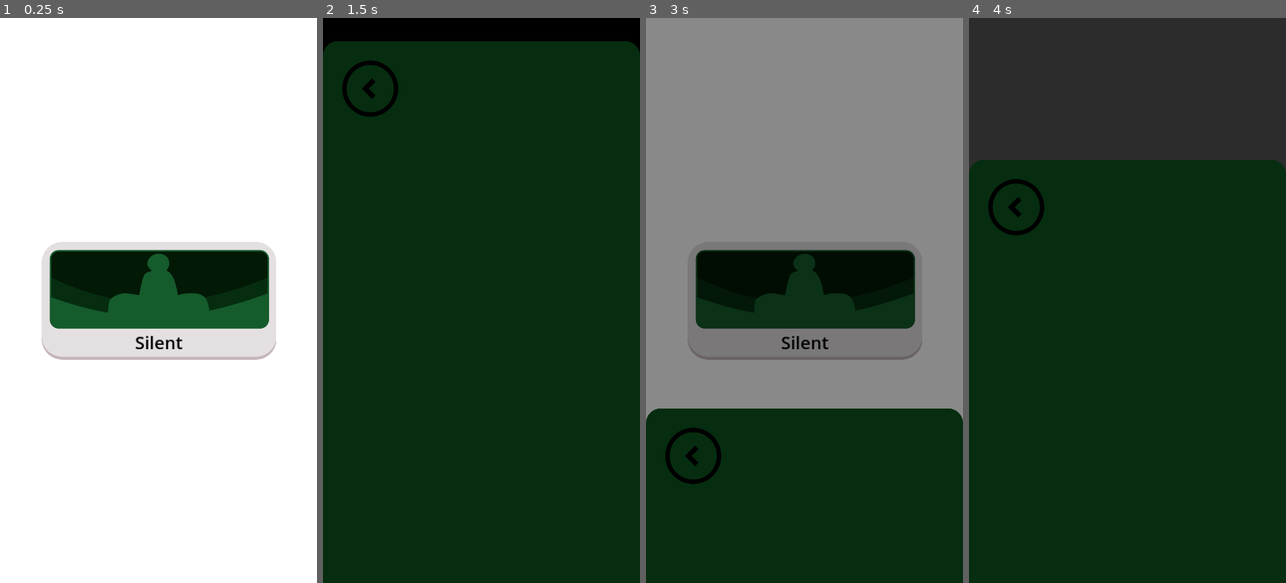
Above: before the commit, frames 1-4 (left to right).
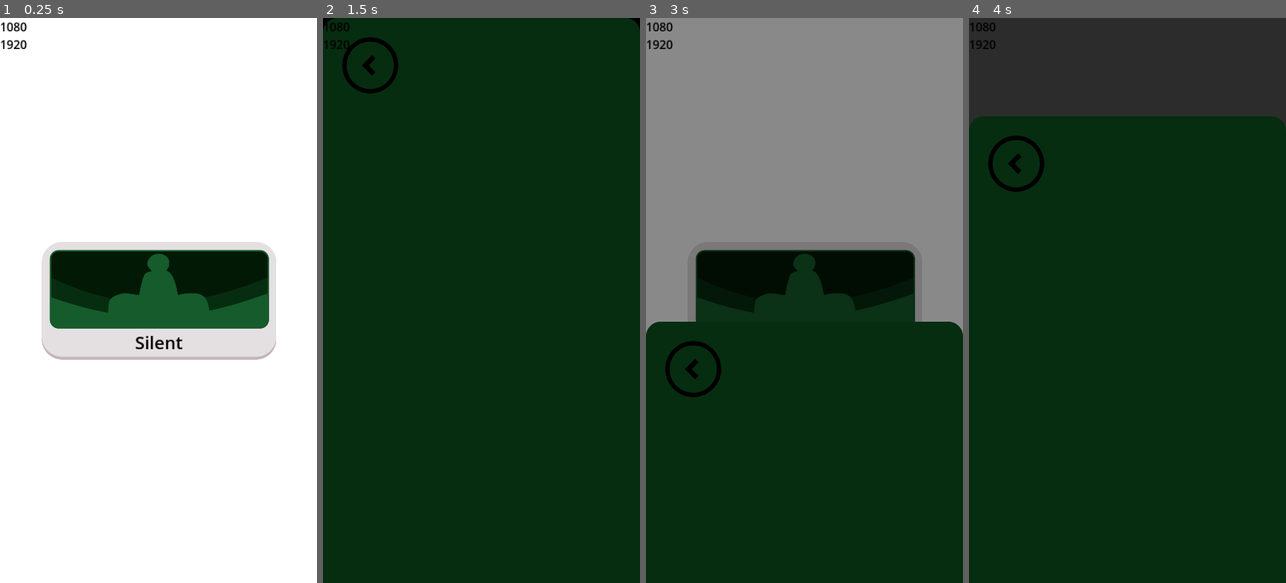
Above: after the commit, the same moments.

Repository: JeppeLindberg/Meditation_Timer
Game: Godot game, scene res://scenes/main_scene.tscn
Same seed, same stepped clock (60 frames per second), same inputs: the game is played once before the commit and once after it.
Inputs (mouse positions are in pixels of both pictures, inside the frame that each line leads up to; where the layout moved, square brackets give the same spot in the first picture):
- Up to frame 1 (0.25 s): no input
- Up to frame 2 (1.5 s): click "Silent" at 0.5 s; click "Silent" at 1.25 s
- Up to frame 3 (3 s): click "Silent" at 2 s; click (693, 63) [693, 85] at 2.75 s
- Up to frame 4 (4 s): tap Enter at 3.5 s; move the mouse to (1197, 272) at 3.52 s; click (1197, 272) at 3.67 s

The runs differ from the first frame. In frame 1, 0.2% of the frame differs, in the area x 0-9%, y 0-6%; in frame 2, 4.8%; in frame 3, 15%, in the area x 0-100%, y 0-83%; in frame 4, 8.5%.

Commit message:
Progress

Diff:
--- a/scenes/main_scene.tscn
+++ b/scenes/main_scene.tscn
@@ -11,6 +11,7 @@
 [ext_resource type="Texture2D" uid="uid://jfudr55s8ms" path="res://sprites/back_button_pressed.svg" id="5_j3bww"]
 [ext_resource type="Script" path="res://scripts/back_button.gd" id="5_x7m7k"]
 [ext_resource type="Texture2D" uid="uid://bw4rheleiiqmo" path="res://sprites/panel_pressed.svg" id="6_iigh6"]
+[ext_resource type="Script" path="res://scripts/screen_size.gd" id="12_q4nh6"]
 
 [sub_resource type="Curve" id="Curve_wefxq"]
 _data = [Vector2(0, 0), 0.0, 0.0, 0, 0, Vector2(0.318328, 1), 0.0, 0.0, 0, 0]
@@ -113,8 +114,15 @@
 offset_bottom = 296.0
 texture = ExtResource("2_3n5om")
 
-[node name="under_top_panel_anchor" type="Node2D" parent="."]
-position = Vector2(0, 80)
+[node name="screen_size" type="Node2D" parent="."]
+process_priority = -1
+z_index = 1000
+script = ExtResource("12_q4nh6")
 
-[node name="bottom_anchor" type="Node2D" parent="."]
-position = Vector2(0, 2400)
+[node name="debug_label" type="Label" parent="screen_size"]
+offset_right = 40.0
+offset_bottom = 23.0
+theme_override_colors/font_color = Color(0, 0, 0, 1)
+theme_override_font_sizes/font_size = 40
+text = "BLA
+BLA"
--- a/scripts/library/scene_paths.gd
+++ b/scripts/library/scene_paths.gd
@@ -1,6 +1,4 @@
-const UNDER_TOP_PANEL_ANCHOR: String = "/root/main_scene/under_top_panel_anchor"
-const BOTTOM_ANCHOR: String = "/root/main_scene/bottom_anchor"
-
 const MAIN_SCENE: String = "/root/main_scene"
 const MAIN_MENU: String = "/root/main_scene/main_menu"
 const MEDITATION_MENU: String = "/root/main_scene/meditation_menu"
+const SCREEN_SIZE: String = "/root/main_scene/screen_size"
--- a/scripts/main_menu.gd
+++ b/scripts/main_menu.gd
@@ -3,11 +3,18 @@
 var _scene_paths := preload("res://scripts/library/scene_paths.gd").new()
 
 var _main_scene
+var _screen_size
+var _center
 
 var active = true
 
 func start():
 	_main_scene = get_node(_scene_paths.MAIN_SCENE)
+	_screen_size = get_node(_scene_paths.SCREEN_SIZE)
+	_center = get_node("center")
+
+func _process(_delta):
+	_center.global_position = _screen_size.center
 
 func activate_menu():
 	active = true
--- a/scripts/main_scene.gd
+++ b/scripts/main_scene.gd
@@ -5,7 +5,6 @@
 
 func _ready():
 	_start_node(self)
-	get_node("under_top_panel_anchor")
 
 func _start_node(node):
 	if node.has_method("start"):
--- a/scripts/meditation_menu.gd
+++ b/scripts/meditation_menu.gd
@@ -6,8 +6,7 @@
 
 var _main_scene
 var _main_menu
-var _under_top_panel_pos
-var _bottom_pos
+var _screen_size
 var _blackout
 
 var active = false
@@ -17,15 +16,14 @@
 func start():
 	_main_scene = get_node(_scene_paths.MAIN_SCENE)
 	_main_menu = get_node(_scene_paths.MAIN_MENU)
-	_bottom_pos = get_node(_scene_paths.BOTTOM_ANCHOR).global_position
-	_under_top_panel_pos = get_node(_scene_paths.UNDER_TOP_PANEL_ANCHOR).global_position
 	_blackout = get_node("blackout")
+	_screen_size = get_node(_scene_paths.SCREEN_SIZE)
 
 func _process(_delta):
 	var weight = move_curve.sample(_main_scene.seconds() - _activated_at)
 	if not active:
 		weight = 1.0 - weight
-	global_position = lerp(_bottom_pos, _under_top_panel_pos, weight)
+	global_position = lerp(_screen_size.bottom_left, _screen_size.top_left, weight)
 	_blackout.color = Color(0, 0, 0, weight)
 
 func activate_menu():
--- /dev/null
+++ b/scripts/screen_size.gd
@@ -0,0 +1,21 @@
+extends Node2D
+
+var top_left = Vector2.ZERO
+var bottom_left = Vector2.ZERO
+var center = Vector2.ZERO
+var screen_size
+
+var _debug_label: Label
+
+
+func start():
+	_debug_label = get_node("debug_label")
+
+func _process(_delta):
+	screen_size = get_viewport().get_visible_rect().size
+
+	_debug_label.text = str(screen_size.x) + "\n" + str(screen_size.y)
+
+	top_left = Vector2(0, 0)
+	bottom_left = Vector2(0, screen_size.y)
+	center = Vector2(screen_size.x / 2, screen_size.y / 2)
Not shown: 1 places in scenes/main_scene.tscn that only renumber resources
